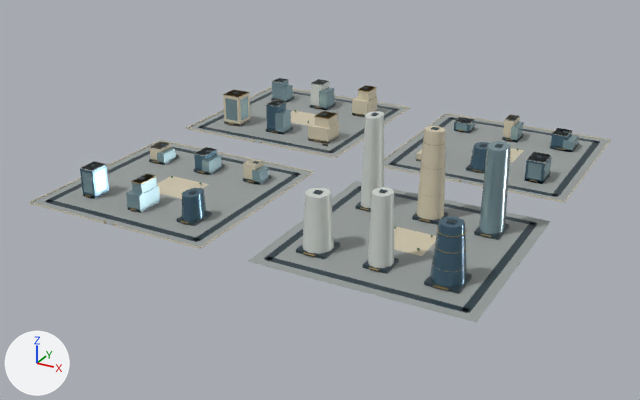
An edit to the glTF model web/public/assets/3d/ampliworld/GC-CITY-2030/GC-TILE-07-21.glb, drawn before and after from the same camera.
Both versions are drawn from a 50 mm camera at (-2333.0, -7305.0, 582.0) aimed at (-3015.0, -6066.0, -38.0). The lights are fixed; the arrows at lower left show +X, +Y and +Z. The older version comes first. Where no turn or scale is listed for an object, it has been applied to the vertices. Vertices at exactly the same position are counted once.

Names of what the first picture shows: 'GC-TILE-07-21-blue', 'GC-TILE-07-21-dark', 'GC-TILE-07-21-glass', 'GC-TILE-07-21-gold', 'GC-TILE-07-21-ivory', 'GC-TILE-07-21-paving', 'GC-TILE-07-21-white'.
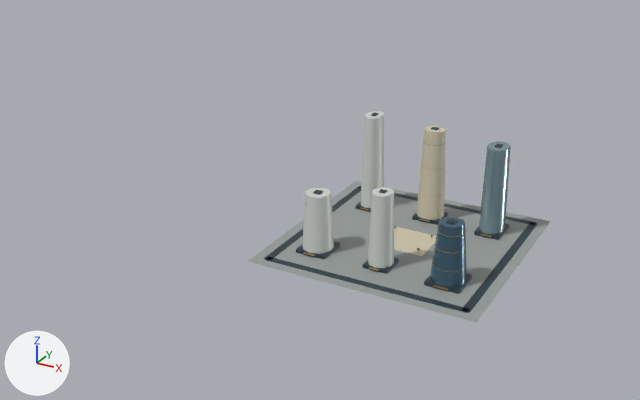
Boxes (x1, y1, x2, y2) around the edits, measured in the pictures (640 x 400 px):
'GC-TILE-07-21-paving', reshaped (48% narrower, 40% shorter): before (31, 88, 610, 322); after (248, 181, 551, 322)
'GC-TILE-07-21-dark', reshaped (50% narrower, 14% shorter): before (46, 79, 600, 313); after (263, 113, 537, 313)
'GC-TILE-07-21-ivory', reshaped: before (29, 85, 611, 256); after (394, 126, 445, 256)
'GC-TILE-07-21-glass', reshaped (93% narrower, 40% shorter): before (82, 78, 579, 235); after (479, 141, 511, 235)
'GC-TILE-07-21-white', reshaped (81% narrower, 17% shorter): before (80, 79, 571, 268); after (302, 111, 394, 268)
'GC-TILE-07-21-blue', reshaped (92% narrower, 61% shorter): before (80, 101, 572, 287); after (430, 216, 467, 287)
'GC-TILE-07-21-gold', reshaped: before (85, 85, 566, 290); after (303, 141, 491, 290)
part 1 of me_mesh_0, deleted: before (189, 88, 407, 157)
part 2 of me_mesh_0, deleted: before (384, 114, 610, 201)
part 3 of me_mesh_0, deleted: before (31, 141, 312, 247)
part 4 of me_mesh_1, deleted: before (46, 79, 600, 242)
part 5 of me_mesh_2, deleted: before (29, 85, 611, 249)
part 6 of me_mesh_7, deleted: before (80, 79, 571, 171)
part 7 of me_mesh_5, deleted: before (85, 85, 566, 226)
part 8 of me_mesh_6, deleted: before (82, 78, 579, 213)
part 9 of me_mesh_8, deleted: before (80, 101, 572, 221)

Diff of the bpy script that builds the scene:
```diff
--- a/web/public/assets/3d/ampliworld/GC-CITY-2030/GC-TILE-07-21.glb.py
+++ b/web/public/assets/3d/ampliworld/GC-CITY-2030/GC-TILE-07-21.glb.py
@@ me_mesh_0 @@
-me_mesh_0.from_pydata(...)  # 32 vertices, 48 faces; spans x -3379.0..-2621.0, y -6379.0..-5621.0, z 0.0
+me_mesh_0.from_pydata(...)  # 8 vertices, 12 faces; spans x -2959.0..-2621.0, y -6379.0..-6041.0, z 0.0
+# me_mesh_0 part 1: the loose piece of 8 vertices spanning x -3379.0..-3041.0, y -5959.0..-5621.0, z 0.0 is deleted
+# me_mesh_0 part 2: the loose piece of 8 vertices spanning x -2959.0..-2621.0, y -5959.0..-5621.0, z 0.0 is deleted
+# me_mesh_0 part 3: the loose piece of 8 vertices spanning x -3379.0..-3041.0, y -6379.0..-6041.0, z 0.0 is deleted
 me_mesh_0.materials.append(mat_paving)
@@ me_mesh_1 @@
-me_mesh_1.from_pydata(...)  # 520 vertices, 780 faces; spans x -3364.0..-2636.0, y -6364.0..-5636.0, z 0.0..153.0
+me_mesh_1.from_pydata(...)  # 128 vertices, 192 faces; spans x -2944.0..-2636.0, y -6364.0..-6056.0, z 0.0..153.0
+# me_mesh_1 part 4: 49 loose pieces with 392 vertices, spanning x -3364.0..-2636.0, y -6364.0..-5636.0, z 0.0..63.0, are deleted
 me_mesh_1.materials.append(mat_dark)
@@ me_mesh_2 @@
-me_mesh_2.from_pydata(...)  # 254 vertices, 388 faces; spans x -3380.0..-2620.0, y -6380.0..-5620.0, z 0.0..146.0
+me_mesh_2.from_pydata(...)  # 30 vertices, 52 faces; spans x -2830.0..-2750.0, y -6246.0..-6098.0, z 0.0..146.0
+# me_mesh_2 part 5: 28 loose pieces with 224 vertices, spanning x -3380.0..-2620.0, y -6380.0..-5620.0, z 0.0..62.0, are deleted
 me_mesh_2.materials.append(mat_ivory)
@@ me_mesh_5 @@
-me_mesh_5.from_pydata(...)  # 888 vertices, 1500 faces; spans x -3329.0..-2668.0, y -6380.0..-5677.0, z 0.0..131.0
+me_mesh_5.from_pydata(...)  # 444 vertices, 792 faces; spans x -2910.0..-2668.0, y -6327.0..-6094.0, z 4.0..131.0
+# me_mesh_5 part 7: 45 loose pieces with 444 vertices, spanning x -3329.0..-2681.0, y -6380.0..-5677.0, z 0.0..62.0, are deleted
 me_mesh_5.materials.append(mat_gold)
@@ me_mesh_6 @@
-me_mesh_6.from_pydata(...)  # 238 vertices, 364 faces; spans x -3329.0..-2669.0, y -6322.0..-5682.0, z 0.0..137.0
+me_mesh_6.from_pydata(...)  # 22 vertices, 40 faces; spans x -2708.0..-2672.0, y -6143.0..-6093.0, z 5.0..137.0
+# me_mesh_6 part 8: 27 loose pieces with 216 vertices, spanning x -3329.0..-2669.0, y -6322.0..-5682.0, z 0.0..55.0, are deleted
 me_mesh_6.materials.append(mat_glass)
@@ me_mesh_7 @@
-me_mesh_7.from_pydata(...)  # 162 vertices, 264 faces; spans x -3328.0..-2674.0, y -6323.0..-5678.0, z 0.0..152.0
+me_mesh_7.from_pydata(...)  # 66 vertices, 120 faces; spans x -2912.0..-2773.0, y -6323.0..-6092.0, z 5.0..152.0
+# me_mesh_7 part 6: 12 loose pieces with 96 vertices, spanning x -3328.0..-2674.0, y -6315.0..-5678.0, z 0.0..55.0, are deleted
 me_mesh_7.materials.append(mat_white)
@@ me_mesh_8 @@
-me_mesh_8.from_pydata(...)  # 114 vertices, 192 faces; spans x -3323.0..-2667.0, y -6323.0..-5678.0, z 0.0..89.0
+me_mesh_8.from_pydata(...)  # 22 vertices, 40 faces; spans x -2713.0..-2667.0, y -6323.0..-6273.0, z 5.0..89.0
+# me_mesh_8 part 9: 8 loose pieces with 92 vertices, spanning x -3323.0..-2674.0, y -6322.0..-5678.0, z 0.0..55.0, are deleted
 me_mesh_8.materials.append(mat_blue)
```
